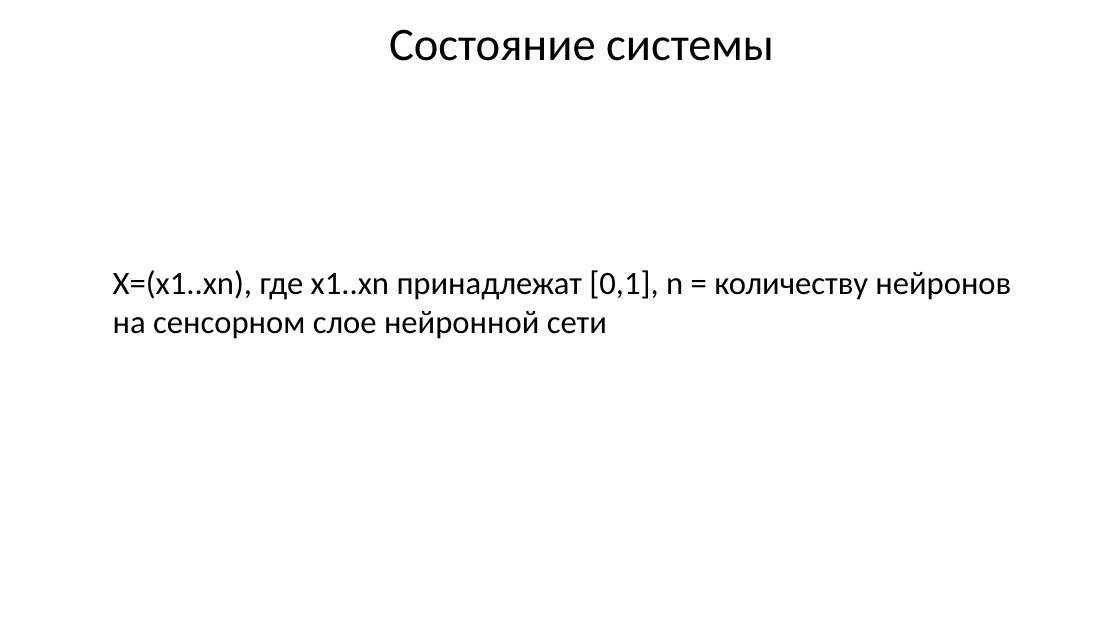
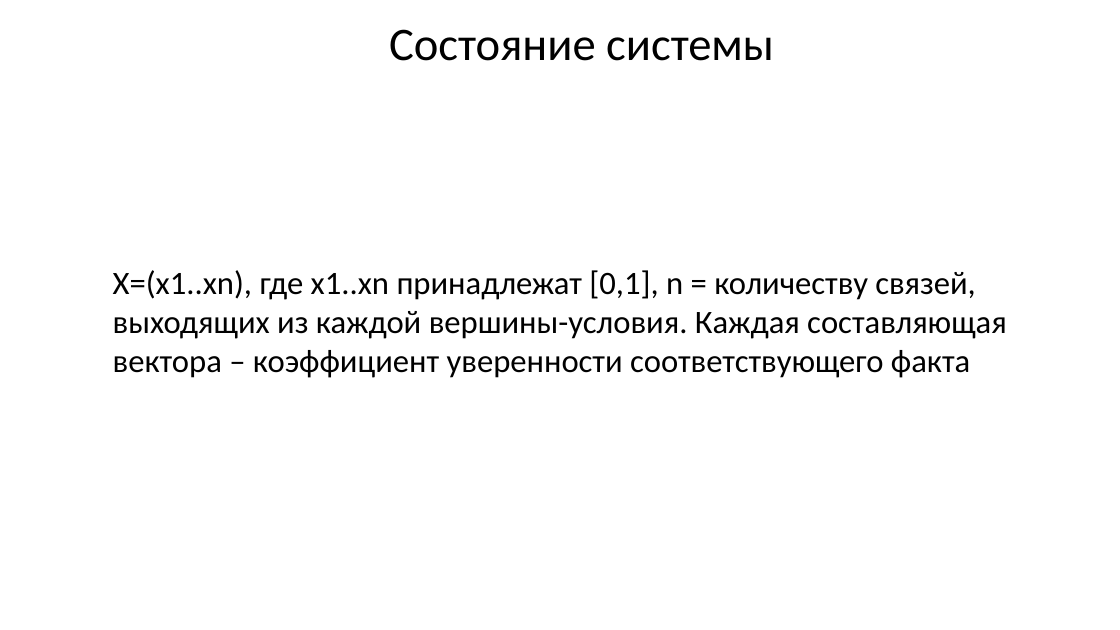
Before and after one commit to sevoster/hybrid-decision-making-system, a slide deck: slide 13 of docs/Синтетическая Презентация.pptx. Drawn at 1120x630 pixels with LibreOffice and Linux fonts; fonts in the diff are those of the drawing. Boxes give left, top, right and bottom in pixels: in the first picture for what was removed or moved away, otherwise in the second. Text is boxed around its words. In the diff, an @@ line names an element or a change of style, - is before the commit and + after.

```diff
--- a/docs/Синтетическая Презентация.pptx
+++ b/docs/Синтетическая Презентация.pptx
@@ text at bbox=[113, 270, 1007, 378]: text changed @@
-X=(x1..xn), где x1..xn принадлежат [0,1], n = количеству нейронов на сенсорном слое нейронной сети
+X=(x1..xn), где x1..xn принадлежат [0,1], n = количеству связей, выходящих из каждой вершины-условия. Каждая составляющая вектора – коэффициент уверенности соответствующего факта
```
Also in this commit, not shown: 9 other slides changed, 8 slides added.
